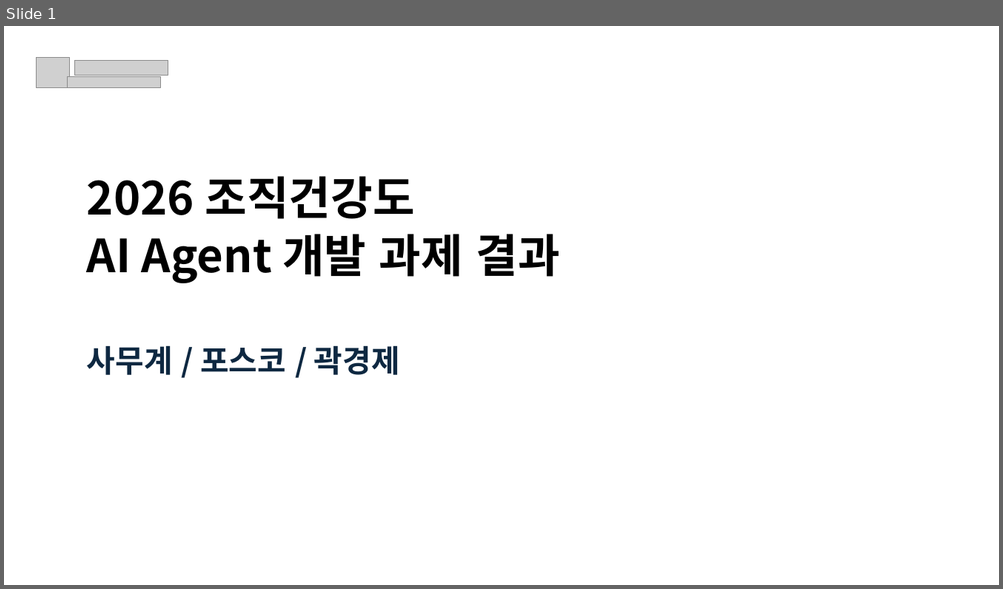
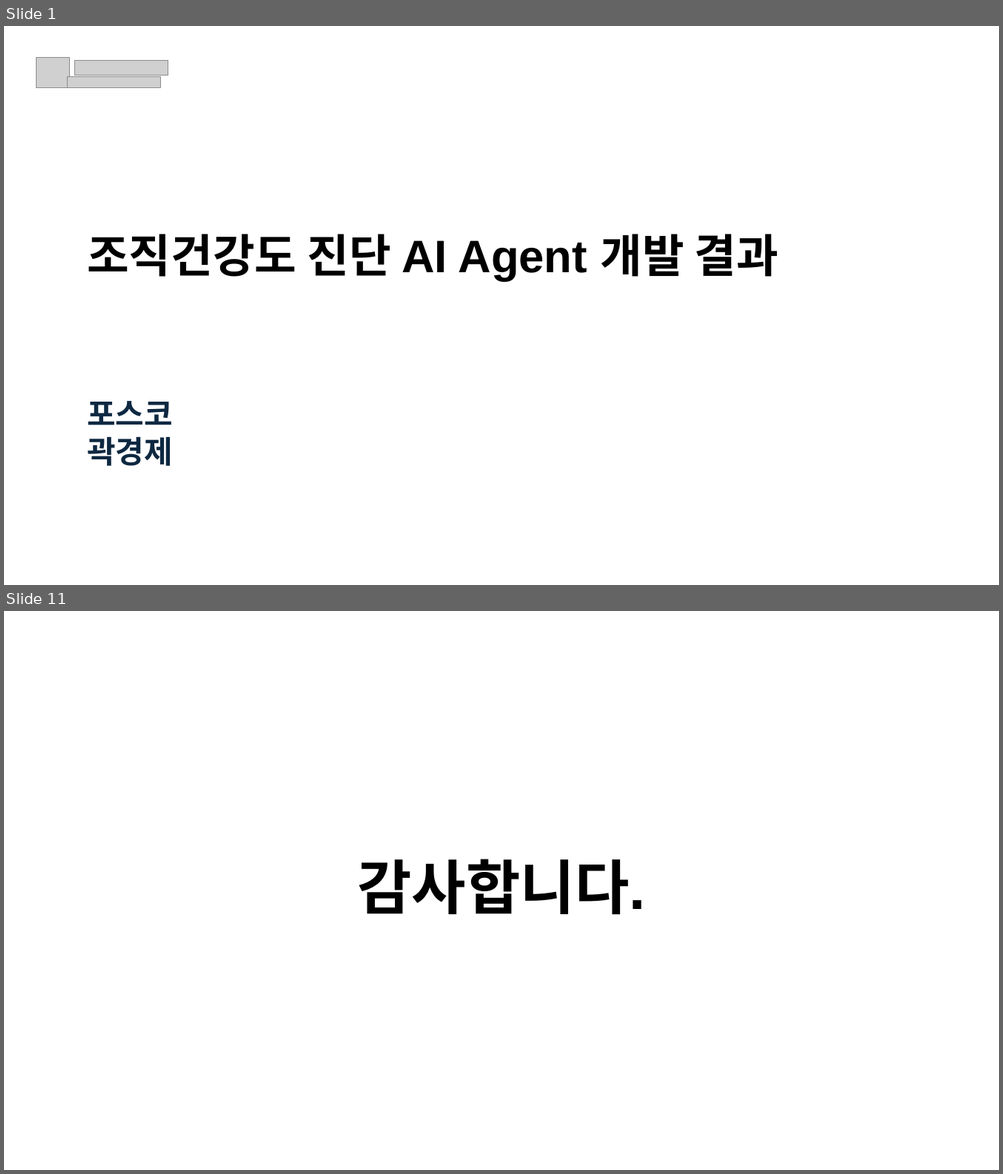
Before and after one commit to frypanegg/AI_PJT, a slide deck: Org_health_diag/docs/2026_조직건강도_AI_Agent_수행결과.pptx. Shown one above the other, each under a label of ours: slide 1 before the commit, slides 1 and 11 after it; the slides between them are not shown. The pictures are 1003x589 and 1003x1174 pixels, drawn with LibreOffice and Linux fonts; fonts in the diff are those of the drawing; grey boxes stand for pictures; background and template pictures are left out. Boxes give left, top, right and bottom in pixels: in the first picture for what was removed or moved away, otherwise in the second. Text is boxed around its words. In the diff, an @@ line names an element or a change of style, - is before the commit and + after.

```diff
--- a/Org_health_diag/docs/2026_조직건강도_AI_Agent_수행결과.pptx
+++ b/Org_health_diag/docs/2026_조직건강도_AI_Agent_수행결과.pptx
@@ slide 11 added at (x1=4, y1=611, x2=999, y2=1170), background picture (left out) @@
@@ title added at (x1=357, y1=859, x2=645, y2=915), 57 pt, text #000000, bold @@
+감사합니다.
@@ slide 1 changed as well @@
@@ text at (x1=87, y1=234, x2=778, y2=281): text changed; font Noto Sans CJK KR to Arial @@
-2026 조직건강도
-AI Agent 개발 과제 결과
+조직건강도 진단 AI Agent 개발 결과
@@ text at (x1=87, y1=401, x2=173, y2=466): text changed; font Noto Sans CJK KR to Arial @@
-사무계 / 포스코 / 곽경제
+포스코
+곽경제
```
Also in this commit, not shown: 9 other slides changed, 1 slide removed.
